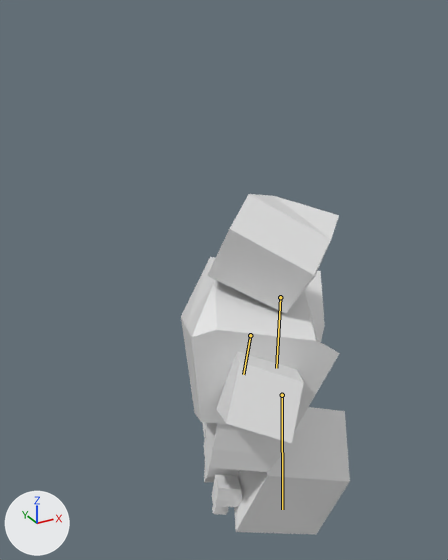
Renders of the Blender file Elderland/Assets/Models/Blender/Enemy/Heavy Enemy/HeavyEnemy.blend from each side of a commit.
Both versions are drawn from a 50 mm camera at (-6.66, -10.79, 7.09) aimed at (0.02, 1.35, 1.02). Arrows for +X, +Y and +Z are at lower left; the lights stay in place. Both versions are drawn at frame 40 of the action 'Left Attack'; the numbers are the values there. The bones that change are drawn over the model as lines.
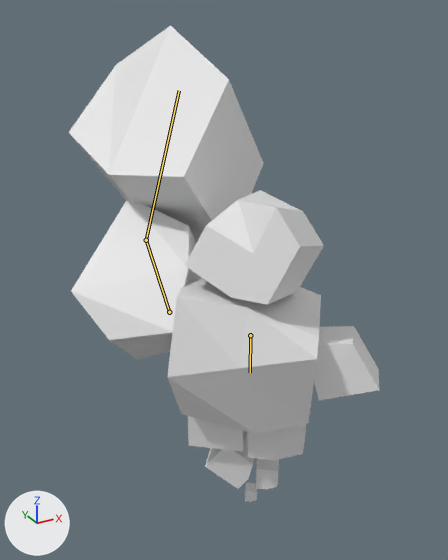
Boxes (x1, y1, x2, y2) around the edits, measured in the pictures (448 x 560 px):
'Cube.003', posed (68% wider, 70% taller)
    before: (234, 407, 350, 535)
    after: (69, 25, 264, 243)
'Chest', posed
    before: (181, 257, 340, 429)
    after: (167, 271, 321, 434)
'Cube.002', posed
    before: (305, 271, 325, 342)
    after: (71, 199, 196, 359)
'Cube.001', posed
    before: (207, 194, 339, 314)
    after: (185, 190, 324, 305)
'Cube.006', posed
    before: (217, 352, 304, 443)
    after: (314, 326, 379, 400)
'Cube.004', posed
    before: (204, 423, 282, 472)
    after: (248, 424, 306, 460)
'Cube.012', posed
    before: (204, 462, 240, 483)
    after: (205, 432, 254, 489)
'Cube.007', posed
    before: (212, 475, 242, 507)
    after: (256, 458, 279, 489)
'Cube.005', posed
    before: (202, 422, 207, 437)
    after: (188, 416, 247, 451)
'Cube.009', posed
    before: (212, 504, 229, 515)
    after: (245, 483, 258, 502)
bone 'Chest', root to tip
    before: (250, 335) to (243, 374)
    after: (250, 335) to (250, 372)
bone 'Left Arm Upper', root to tip
    before: (280, 297) to (276, 368)
    after: (169, 312) to (146, 240)
bone 'Left Arm Lower', root to tip
    before: (282, 395) to (282, 509)
    after: (146, 240) to (179, 90)

The edits, one by one:
Bone 'Chest' (bone_chest) turns from (-2, 24, 11) to (0, -52, 0) degrees about its own x, y and z.
Bone 'Left Arm Upper' (bone_left_arm_upper) moves from (0.96, -0.11, -0.18) to (0.0, 0.0, 0.0).
Bone 'Left Arm Upper' (bone_left_arm_upper) turns from (-38, -6, -3) to (50, -17, -144) degrees about its own x, y and z.
Bone 'Left Arm Lower' (bone_left_arm_lower) moves from (0.17, 0.7, 0.08) to (0.0, 0.0, 0.0).
Bone 'Left Arm Lower' (bone_left_arm_lower) is rescaled from (1.32, 1.32, 1.32) to (2.04, 2.04, 2.04).
